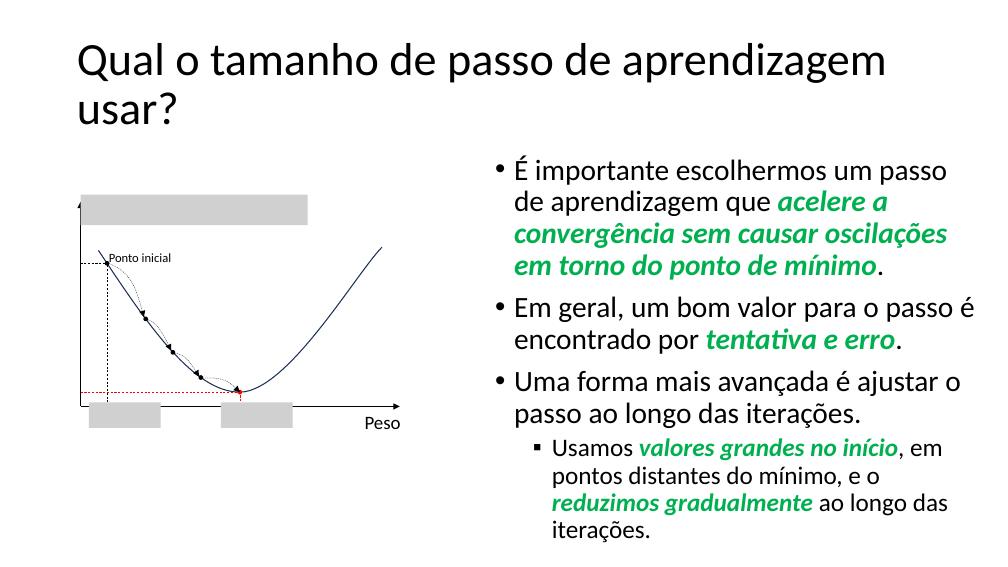
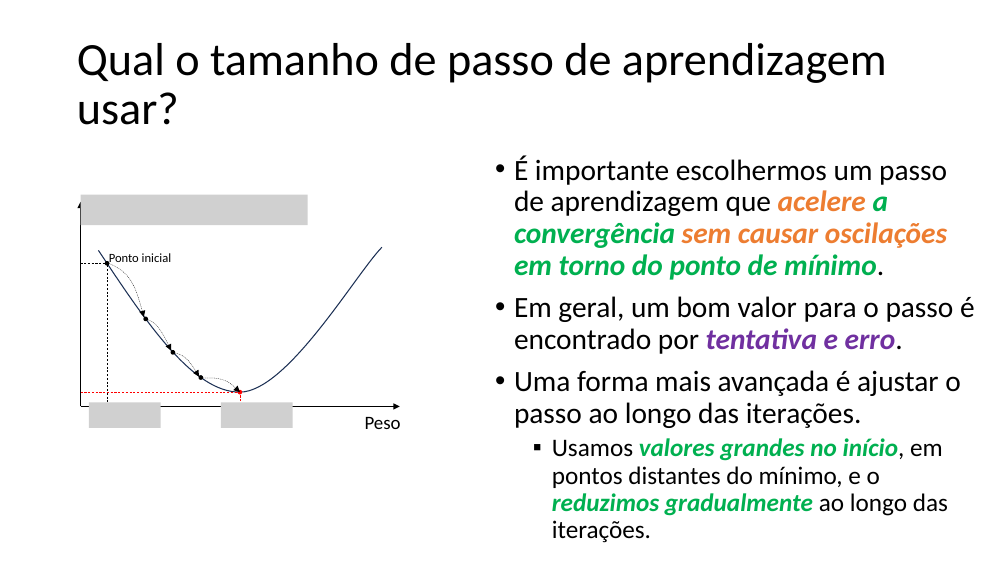
Before and after one commit to zz4fap/tp557-iot-ml, a slide deck: slide 24 of slides/TP557_6_Minimizando_o_erro.pptx (slide 21 before the commit). Drawn at 1008x567 pixels with LibreOffice and Linux fonts; fonts in the diff are those of the drawing; grey boxes stand for pictures. Boxes give left, top, right and bottom in pixels: in the first picture for what was removed or moved away, otherwise in the second. Text is boxed around its words. In the diff, an @@ line names an element or a change of style, - is before the commit and + after.

```diff
--- a/slides/TP557_6_Minimizando_o_erro.pptx
+++ b/slides/TP557_6_Minimizando_o_erro.pptx
@@ text at box(514, 155, 975, 354): text colour #00B050 to #ED7D31 in "acelere sem causar oscilações"; text colour #00B050 to #7030A0 in "tentativa e erro." @@
```
Also in this commit, not shown: 10 other slides changed, 3 slides added.
